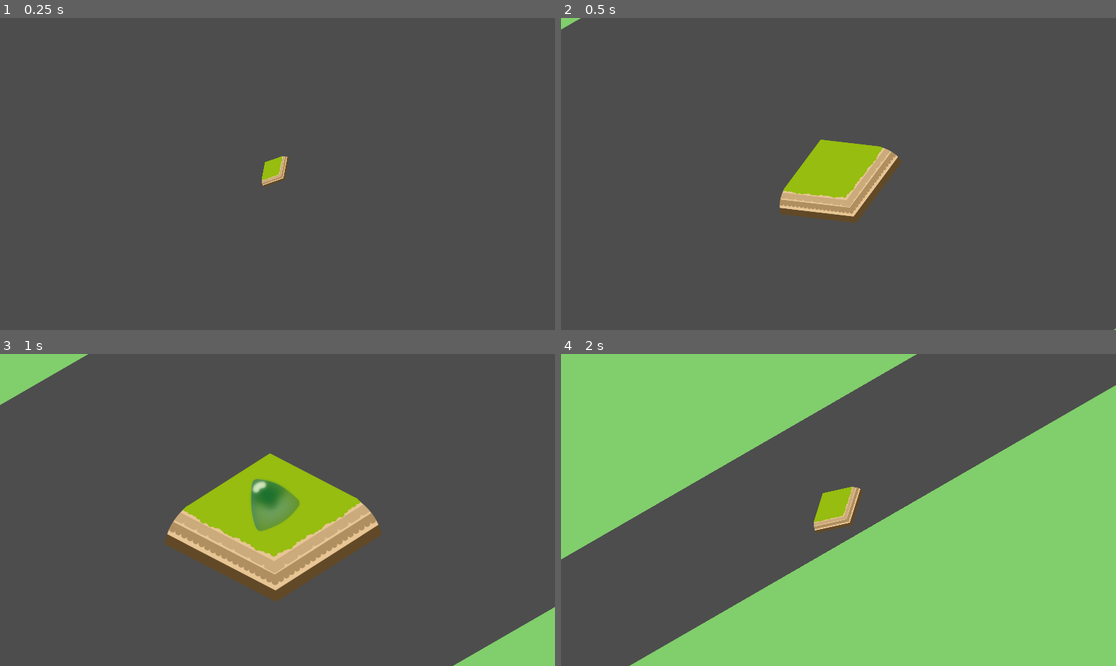
Above: before the commit, frames 1-4 (two rows, left to right).
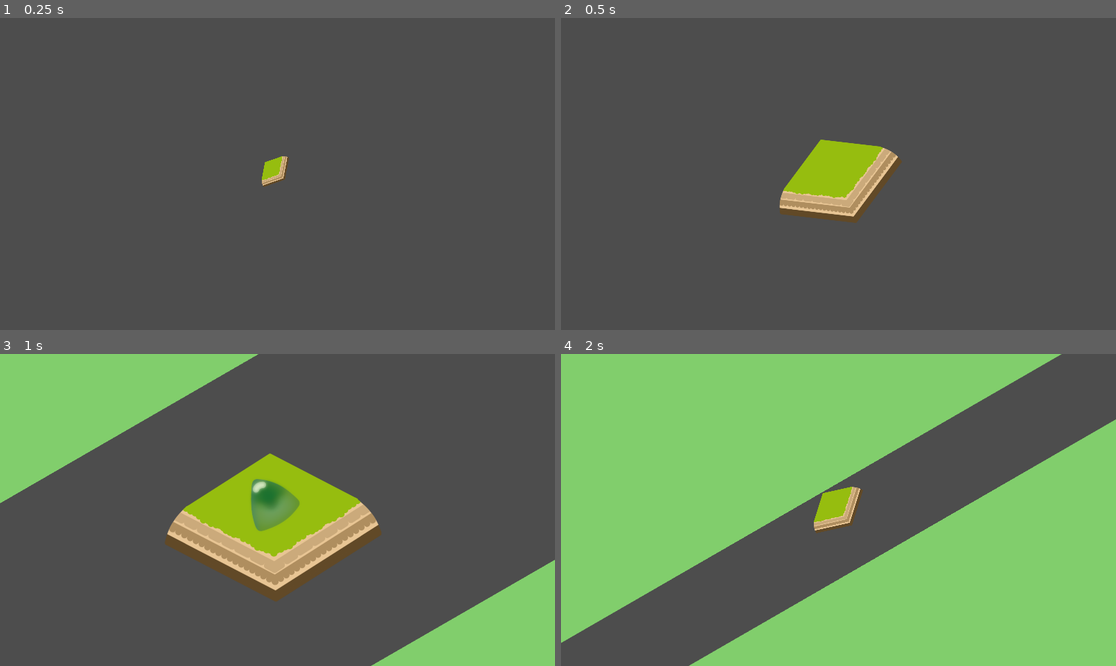
Above: after the commit, the same moments.

Repository: Dragonlinae/BeanJump
Game: Godot game, scene res://scenes/title/title.tscn
Two runs of this game, one before a commit and one after it. Both use one fixed random seed, a clock stepped at 60 frames per second and the inputs below.
Inputs (mouse positions are in pixels of both pictures, inside the frame that each line leads up to):
- Up to frame 1 (0.25 s): no input
- Up to frame 2 (0.5 s): no input
- Up to frame 3 (1 s): move the mouse to (399, 494) at 0.52 s; click (399, 494) at 0.6 s
- Up to frame 4 (2 s): move the mouse to (727, 525) at 1.27 s; click (727, 525) at 1.35 s

Frame 1 is identical in both runs. In frame 2, less than 0.1% of the frame differs, in the area x 0-100%, y 0-100%; in frame 3, 14%; in frame 4, 30%.

Commit message:
Center transition wipes for dynamic resolutions

Diff:
--- a/scenes/game/game.tscn
+++ b/scenes/game/game.tscn
@@ -33,7 +33,6 @@
 loop = false
 
 [node name="nian" parent="Map/Path2D/PathFollow2D" instance=ExtResource("2_63crt")]
-state = 9
 
 [node name="NavAgent" type="NavigationAgent2D" parent="Map/Path2D"]
 path_desired_distance = 0.1
--- a/scenes/title/reveal_transition.tscn
+++ b/scenes/title/reveal_transition.tscn
@@ -9,7 +9,7 @@
 tracks/0/type = "value"
 tracks/0/imported = false
 tracks/0/enabled = true
-tracks/0/path = NodePath("CanvasGroup/ColorRect:position")
+tracks/0/path = NodePath("Control/CanvasGroup/ColorRect:position")
 tracks/0/interp = 2
 tracks/0/loop_wrap = true
 tracks/0/keys = {
@@ -21,7 +21,7 @@
 tracks/1/type = "value"
 tracks/1/imported = false
 tracks/1/enabled = true
-tracks/1/path = NodePath("CanvasGroup2/ColorRect2:position")
+tracks/1/path = NodePath("Control/CanvasGroup2/ColorRect2:position")
 tracks/1/interp = 2
 tracks/1/loop_wrap = true
 tracks/1/keys = {
@@ -47,7 +47,7 @@
 tracks/3/type = "value"
 tracks/3/imported = false
 tracks/3/enabled = true
-tracks/3/path = NodePath("CanvasGroup/ColorRect/Control/RichTextLabel:position")
+tracks/3/path = NodePath("Control/CanvasGroup/ColorRect/Control/RichTextLabel:position")
 tracks/3/interp = 2
 tracks/3/loop_wrap = true
 tracks/3/keys = {
@@ -59,7 +59,7 @@
 tracks/4/type = "value"
 tracks/4/imported = false
 tracks/4/enabled = true
-tracks/4/path = NodePath("CanvasGroup2/ColorRect2/Control2/RichTextLabel:position")
+tracks/4/path = NodePath("Control/CanvasGroup2/ColorRect2/Control2/RichTextLabel:position")
 tracks/4/interp = 2
 tracks/4/loop_wrap = true
 tracks/4/keys = {
@@ -74,7 +74,7 @@
 tracks/0/type = "value"
 tracks/0/imported = false
 tracks/0/enabled = true
-tracks/0/path = NodePath("CanvasGroup/ColorRect:position")
+tracks/0/path = NodePath("Control/CanvasGroup/ColorRect:position")
 tracks/0/interp = 1
 tracks/0/loop_wrap = true
 tracks/0/keys = {
@@ -86,7 +86,7 @@
 tracks/1/type = "value"
 tracks/1/imported = false
 tracks/1/enabled = true
-tracks/1/path = NodePath("CanvasGroup2/ColorRect2:position")
+tracks/1/path = NodePath("Control/CanvasGroup2/ColorRect2:position")
 tracks/1/interp = 1
 tracks/1/loop_wrap = true
 tracks/1/keys = {
@@ -98,7 +98,7 @@
 tracks/2/type = "value"
 tracks/2/imported = false
 tracks/2/enabled = true
-tracks/2/path = NodePath("CanvasGroup/ColorRect/Control/RichTextLabel:position")
+tracks/2/path = NodePath("Control/CanvasGroup/ColorRect/Control/RichTextLabel:position")
 tracks/2/interp = 1
 tracks/2/loop_wrap = true
 tracks/2/keys = {
@@ -110,7 +110,7 @@
 tracks/3/type = "value"
 tracks/3/imported = false
 tracks/3/enabled = true
-tracks/3/path = NodePath("CanvasGroup2/ColorRect2/Control2/RichTextLabel:position")
+tracks/3/path = NodePath("Control/CanvasGroup2/ColorRect2/Control2/RichTextLabel:position")
 tracks/3/interp = 1
 tracks/3/loop_wrap = true
 tracks/3/keys = {
@@ -138,9 +138,24 @@
 "": SubResource("AnimationLibrary_hs7g3")
 }
 
-[node name="CanvasGroup" type="CanvasGroup" parent="."]
-
-[node name="ColorRect" type="ColorRect" parent="CanvasGroup"]
+[node name="Control" type="Control" parent="."]
+layout_mode = 3
+anchors_preset = 8
+anchor_left = 0.5
+anchor_top = 0.5
+anchor_right = 0.5
+anchor_bottom = 0.5
+offset_left = -20.0
+offset_top = -20.0
+offset_right = 20.0
+offset_bottom = 20.0
+grow_horizontal = 2
+grow_vertical = 2
+
+[node name="CanvasGroup" type="CanvasGroup" parent="Control"]
+position = Vector2(-940, -520)
+
+[node name="ColorRect" type="ColorRect" parent="Control/CanvasGroup"]
 offset_left = -2500.0
 offset_top = -178.0
 offset_right = 1500.0
@@ -149,7 +164,7 @@
 color = Color(0.506094, 0.807242, 0.425036, 1)
 metadata/_edit_use_anchors_ = true
 
-[node name="Control" type="Control" parent="CanvasGroup/ColorRect"]
+[node name="Control" type="Control" parent="Control/CanvasGroup/ColorRect"]
 layout_mode = 3
 anchors_preset = 0
 offset_left = 1695.02
@@ -157,8 +172,9 @@
 offset_right = 1735.02
 offset_bottom = 2142.14
 pivot_offset = Vector2(960, 230)
-
-[node name="RichTextLabel" type="RichTextLabel" parent="CanvasGroup/ColorRect/Control"]
+metadata/_edit_use_anchors_ = true
+
+[node name="RichTextLabel" type="RichTextLabel" parent="Control/CanvasGroup/ColorRect/Control"]
 material = SubResource("CanvasItemMaterial_7kuth")
 layout_mode = 1
 anchors_preset = 8
@@ -173,10 +189,12 @@
 grow_vertical = 2
 theme = ExtResource("2_sshig")
 text = "BEAN JUMP"
-
-[node name="CanvasGroup2" type="CanvasGroup" parent="."]
-
-[node name="ColorRect2" type="ColorRect" parent="CanvasGroup2"]
+metadata/_edit_use_anchors_ = true
+
+[node name="CanvasGroup2" type="CanvasGroup" parent="Control"]
+position = Vector2(-940, -520)
+
+[node name="ColorRect2" type="ColorRect" parent="Control/CanvasGroup2"]
 anchors_preset = 3
 anchor_left = 1.0
 anchor_top = 1.0
@@ -190,7 +208,7 @@
 color = Color(0.506094, 0.807242, 0.425036, 1)
 metadata/_edit_use_anchors_ = true
 
-[node name="Control2" type="Control" parent="CanvasGroup2/ColorRect2"]
+[node name="Control2" type="Control" parent="Control/CanvasGroup2/ColorRect2"]
 layout_mode = 3
 anchors_preset = 0
 offset_left = 1492.79
@@ -198,8 +216,9 @@
 offset_right = 1532.79
 offset_bottom = -213.58
 pivot_offset = Vector2(960, 230)
-
-[node name="RichTextLabel" type="RichTextLabel" parent="CanvasGroup2/ColorRect2/Control2"]
+metadata/_edit_use_anchors_ = true
+
+[node name="RichTextLabel" type="RichTextLabel" parent="Control/CanvasGroup2/ColorRect2/Control2"]
 material = SubResource("CanvasItemMaterial_7kuth")
 layout_mode = 1
 anchors_preset = 8
@@ -214,3 +233,4 @@
 grow_vertical = 2
 theme = ExtResource("2_sshig")
 text = "BEAN JUMP"
+metadata/_edit_use_anchors_ = true
--- a/scenes/title/title.tscn
+++ b/scenes/title/title.tscn
@@ -58,26 +58,26 @@
 tracks/4/type = "value"
 tracks/4/imported = false
 tracks/4/enabled = true
-tracks/4/path = NodePath("CanvasLayer/ColorRect:offset_bottom")
+tracks/4/path = NodePath("CanvasLayer/Control/ColorRect:offset_bottom")
 tracks/4/interp = 2
 tracks/4/loop_wrap = true
 tracks/4/keys = {
 "times": PackedFloat32Array(0, 1.3, 2),
 "transitions": PackedFloat32Array(1, 1, 1),
 "update": 0,
-"values": [970.0, 1200.0, 1200.0]
+"values": [80.0, 970.0, 970.0]
 }
 tracks/5/type = "value"
 tracks/5/imported = false
 tracks/5/enabled = true
-tracks/5/path = NodePath("CanvasLayer/ColorRect2:offset_top")
+tracks/5/path = NodePath("CanvasLayer/Control/ColorRect2:offset_top")
 tracks/5/interp = 2
 tracks/5/loop_wrap = true
 tracks/5/keys = {
 "times": PackedFloat32Array(0, 1.3, 2),
 "transitions": PackedFloat32Array(1, 1, 1),
 "update": 0,
-"values": [1835.0, 1450.0, 1450.0]
+"values": [3150.0, 1835.0, 1835.0]
 }
 
 [sub_resource type="Animation" id="Animation_cstx6"]
@@ -131,43 +131,43 @@
 "update": 0,
 "values": [0.0, 0.0, 0.523599, -3.14159, -3.14159]
 }
-tracks/4/type = "value"
+tracks/4/type = "method"
 tracks/4/imported = false
 tracks/4/enabled = true
-tracks/4/path = NodePath("CanvasLayer/ColorRect:offset_bottom")
-tracks/4/interp = 2
+tracks/4/path = NodePath(".")
+tracks/4/interp = 1
 tracks/4/loop_wrap = true
 tracks/4/keys = {
-"times": PackedFloat32Array(0, 1, 2),
-"transitions": PackedFloat32Array(1, 1, 1),
-"update": 0,
-"values": [1200.0, 1200.0, 2300.0]
+"times": PackedFloat32Array(2),
+"transitions": PackedFloat32Array(1),
+"values": [{
+"args": [],
+"method": &"switch_scene"
+}]
 }
 tracks/5/type = "value"
 tracks/5/imported = false
 tracks/5/enabled = true
-tracks/5/path = NodePath("CanvasLayer/ColorRect2:offset_top")
+tracks/5/path = NodePath("CanvasLayer/Control/ColorRect:offset_bottom")
 tracks/5/interp = 2
 tracks/5/loop_wrap = true
 tracks/5/keys = {
 "times": PackedFloat32Array(0, 1, 2),
 "transitions": PackedFloat32Array(1, 1, 1),
 "update": 0,
-"values": [1450.0, 1450.0, -375.0]
-}
-tracks/6/type = "method"
+"values": [970.0, 970.0, 1965.0]
+}
+tracks/6/type = "value"
 tracks/6/imported = false
 tracks/6/enabled = true
-tracks/6/path = NodePath(".")
-tracks/6/interp = 1
+tracks/6/path = NodePath("CanvasLayer/Control/ColorRect2:offset_top")
+tracks/6/interp = 2
 tracks/6/loop_wrap = true
 tracks/6/keys = {
-"times": PackedFloat32Array(2),
-"transitions": PackedFloat32Array(1),
-"values": [{
-"args": [],
-"method": &"switch_scene"
-}]
+"times": PackedFloat32Array(0, 1, 2),
+"transitions": PackedFloat32Array(1, 1, 1),
+"update": 0,
+"values": [1835.0, 1835.0, 680.0]
 }
 
 [sub_resource type="Animation" id="Animation_ag23f"]
@@ -223,7 +223,7 @@
 tracks/4/type = "value"
 tracks/4/imported = false
 tracks/4/enabled = true
-tracks/4/path = NodePath("CanvasLayer/ColorRect:offset_bottom")
+tracks/4/path = NodePath("CanvasLayer/Control/ColorRect:offset_bottom")
 tracks/4/interp = 1
 tracks/4/loop_wrap = true
 tracks/4/keys = {
@@ -235,7 +235,7 @@
 tracks/5/type = "value"
 tracks/5/imported = false
 tracks/5/enabled = true
-tracks/5/path = NodePath("CanvasLayer/ColorRect2:offset_top")
+tracks/5/path = NodePath("CanvasLayer/Control/ColorRect2:offset_top")
 tracks/5/interp = 1
 tracks/5/loop_wrap = true
 tracks/5/keys = {
@@ -286,24 +286,28 @@
 "": SubResource("AnimationLibrary_vam6v")
 }
 
-[node name="ColorRect" type="ColorRect" parent="CanvasLayer"]
-offset_left = -2000.0
-offset_right = 2000.0
+[node name="ColorRect" type="ColorRect" parent="CanvasLayer/Control"]
+layout_mode = 1
+anchors_preset = -1
+offset_left = -2940.0
+offset_top = -520.0
+offset_right = 1060.0
 offset_bottom = 1200.0
 rotation = -0.523599
 color = Color(0.506094, 0.807242, 0.425036, 1)
 metadata/_edit_use_anchors_ = true
 
-[node name="ColorRect2" type="ColorRect" parent="CanvasLayer"]
-anchors_preset = 3
+[node name="ColorRect2" type="ColorRect" parent="CanvasLayer/Control"]
+layout_mode = 1
+anchors_preset = -1
 anchor_left = 1.0
 anchor_top = 1.0
 anchor_right = 1.0
 anchor_bottom = 1.0
-offset_left = -3000.0
+offset_left = -2060.0
 offset_top = 785.0
-offset_right = 2000.0
-offset_bottom = 2528.0
+offset_right = 2940.0
+offset_bottom = 3568.0
 rotation = -0.523599
 color = Color(0.506094, 0.807242, 0.425036, 1)
 metadata/_edit_use_anchors_ = true
Not shown, changed: dist/index.html
Not shown, changed: dist/index.pck
